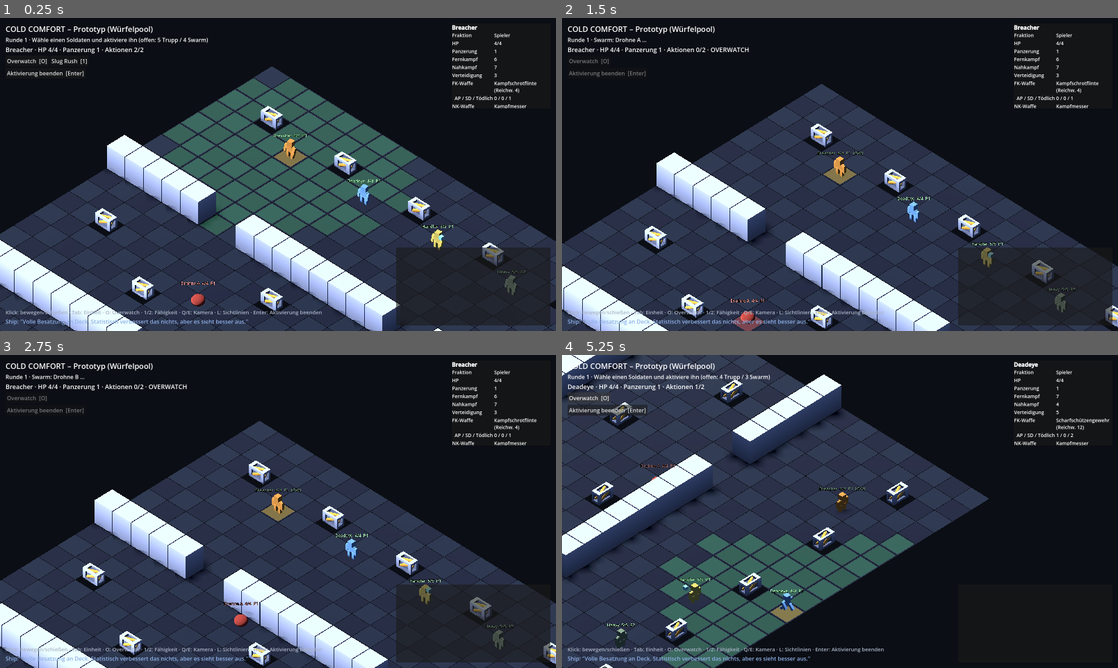
Above: before the commit, frames 1-4 (two rows, left to right).
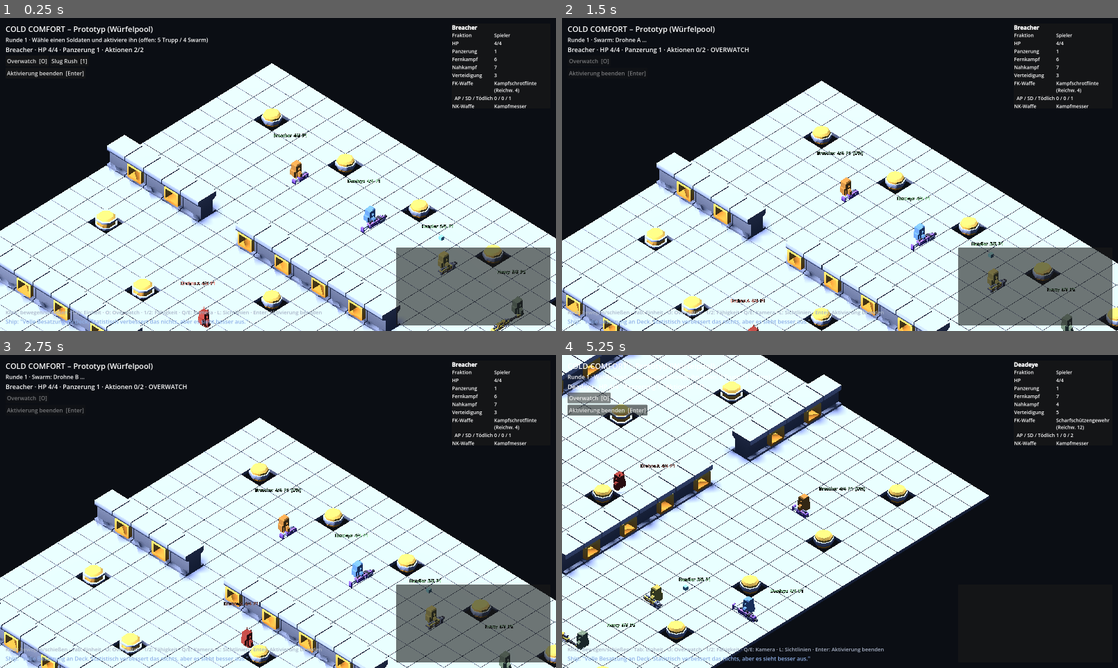
Above: after the commit, the same moments.

Repository: TheEducatedFool/Cold-Comfort-Videogame
Game: Godot game, scene res://scenes/main.tscn
The game is run twice, just before and just after one commit, with the same random seed, the same clock (stepped at 60 frames per second) and the same inputs.
Inputs (mouse positions are in pixels of both pictures, inside the frame that each line leads up to):
- Up to frame 1 (0.25 s): no input
- Up to frame 2 (1.5 s): click "Overwatch [O]" at 0.5 s; tap Enter at 1.25, 1.35 s; move the mouse to (962, 158) at 1.27 s; click (962, 158) at 1.42 s
- Up to frame 3 (2.75 s): move the mouse to (166, 527) at 2.02 s; tap Tab at 2.1 s; click (166, 527) at 2.17 s
- Up to frame 4 (5.25 s): move the mouse to (895, 442) at 2.77 s; tap 1 at 2.85 s; click (895, 442) at 2.92 s; move the mouse to (812, 574) at 3.52 s; tap 2 at 3.6 s; click (812, 574) at 3.67 s; move the mouse to (1006, 558) at 4.27 s; tap Q at 4.35 s; click (1006, 558) at 4.42 s; click "Overwatch [O]" at 5 s

The runs differ from the first frame. In frame 1, 51% of the frame differs, in the area x 0-100%, y 14-100%; in frame 2, 46%; in frame 3, 46%; in frame 4, 48%.

Commit message:
Asset-Ausbau: Space-Station-Deckung/Boden, Alien-/Astronauten-Figuren, Blaster
Boden/Wände/Kisten von kenney_prototype-kit auf kenney_space-station-kit
umgestellt (von Kamil per Bildvergleich freigegeben, 2026-08-31) - passt
inhaltlich besser zu "Tote Stationen & Wracks" als das generische
Prototype-Kit. Je zwei Varianten fuer Wand (wall/wall-window) und Kiste
(container/container-wide), abwechselnd nach Zellkoordinate. Boden zeigt
jetzt seine eigene Paneel-Textur statt der alten Schachbrett-Einfaerbung
(mat_floor_a/b, _tint_all() in main.gd entfernt - beide dadurch tot).

Spielerfiguren und Swarm auf kenney_space-kit umgestellt: Astronauten
(zwei Varianten, klassengebunden) fuer Soldaten, Alien fuer den Swarm
statt der bisherigen Kugel - deutlich mehr visuelle Praesenz. Fernkampf-
waffen zeigen jetzt ein Blaster-Modell aus kenney_blaster-kit in der
rechten Hand (Position grob geschaetzt, da nicht visuell pruefbar -
braucht ggf. Kamils Korrektur).

Diese Modelle haben KEIN Skelett-Rig, nur einzelne starre Koerperteile
(armLeft/armRight/legLeft/legRight/body/head) - unit.gd baut daher ein
eigenes kleines "Paper-Doll"-Animationssystem statt eines
AnimationPlayers: play_walk() pendelt die Beine gegenlaeufig in
Dauerschleife, play_attack_ranged()/play_attack_melee() sind kurze
Rueckstoss-/Ausholbewegungen im rechten Arm, play_die() kippt die ganze
Einheit zur Seite (zusaetzlich zum bestehenden Zusammenschrumpfen in
main.gd). _recenter_paperdoll() gleicht einen Versatz aus, den diese
Modelle aus ihrer urspruenglichen Kenney-Sammelszene mitbringen (sie
sind nicht am eigenen Ursprung zentriert) - berechnet rein ueber lokale
Kindtransformationen, weil setup() lief bisher, bevor die Einheit selbst
im Szenenbaum haengt (dafuer jetzt add_child() vor u.setup() in
main.gd._add_unit() vorgezogen).

weapon.gd: neues optionales 'model_path'-Feld für das Waffen-Handmodell,
in weapons.gd fuer alle Fernkampfwaffen gesetzt (Pistole/Sturmgewehr/
Scharfschuetzengewehr/schweres MG/Schrotflinte je ein passend großer
Blaster) - Nahkampfwaffen und Swarm-Waffen bleiben ohne Modell (kein
passendes Messer im Blaster-Kit; Alien traegt keine menschliche Waffe).

Verifiziert: Headless-Import fehlerfrei, alle Unit-Tests gruen, 4x
test_fuzz.gd ohne SCRIPT ERROR. Nicht visuell pruefbar (siehe frühere
Notiz zu fehlendem Screenshot-Zugriff auf den Editor): Waffen-
Handposition, Recentering-Korrektur, Animationsflüssigkeit - bitte im
Editor gegenchecken.

Co-Authored-By: Claude Sonnet 5 <noreply@anthropic.com>

Diff:
--- a/game/scripts/main.gd
+++ b/game/scripts/main.gd
@@ -36,11 +36,16 @@
 const CAM_RADIUS := 23.0
 const CAM_HEIGHT := 18.0
 
-# Kenney "Prototype Kit" Platzhalter-Modelle (CC0, siehe
-# game/assets/kenney_prototype/License.txt).
-const MODEL_FLOOR := preload("res://assets/kenney_prototype/floor-square.glb")
-const MODEL_WALL := preload("res://assets/kenney_prototype/wall.glb")
-const MODEL_CRATE := preload("res://assets/kenney_prototype/crate.glb")
+# Kenney "Space Station Kit" Platzhalter-Modelle (CC0, siehe
+# game/assets/kenney_space_station/License.txt) - passt vom Look besser
+# zur Sci-Fi-Station als das generische Prototype-Kit (von Kamil
+# freigegeben, 2026-08-31). Je zwei Varianten für volle/halbe Deckung für
+# etwas visuelle Abwechslung, siehe _build_floor().
+const MODEL_FLOOR := preload("res://assets/kenney_space_station/floor.glb")
+const MODEL_WALL := preload("res://assets/kenney_space_station/wall.glb")
+const MODEL_WALL_WINDOW := preload("res://assets/kenney_space_station/wall-window.glb")
+const MODEL_CRATE := preload("res://assets/kenney_space_station/container.glb")
+const MODEL_CRATE_WIDE := preload("res://assets/kenney_space_station/container-wide.glb")
 
 const MEND_RANGE := 8.0
 const MEND_HEAL := 2
@@ -211,8 +216,6 @@
 const ROLL_LOG_MAX := 10
 
 # Gemeinsame Materialien
-var mat_floor_a: StandardMaterial3D
-var mat_floor_b: StandardMaterial3D
 var mat_highlight: StandardMaterial3D
 var mat_hover: StandardMaterial3D
 var mat_target: StandardMaterial3D
@@ -243,11 +246,6 @@
 # --- Aufbau ----------------------------------------------------------------
 
 func _make_materials() -> void:
-	mat_floor_a = StandardMaterial3D.new()
-	mat_floor_a.albedo_color = Color("232a38")
-	mat_floor_b = StandardMaterial3D.new()
-	mat_floor_b.albedo_color = Color("1b2130")
-
 	mat_highlight = _unshaded(Color(0.35, 0.85, 0.5, 0.3))
 	mat_hover = _unshaded(Color(1.0, 1.0, 1.0, 0.25))
 	mat_target = _unshaded(Color(0.95, 0.35, 0.3, 0.4))
@@ -265,16 +263,6 @@
 	return mat
 
 
-## Setzt das Material aller MeshInstance3D-Kindknoten rekursiv - für
-## importierte Kenney-Modelle, die sonst alle dieselbe geteilte
-## Prototype-Textur zeigen (z. B. das Boden-Schachbrettmuster).
-func _tint_all(node: Node, mat: StandardMaterial3D) -> void:
-	if node is MeshInstance3D:
-		node.material_override = mat
-	for c in node.get_children():
-		_tint_all(c, mat)
-
-
 func _build_grid_logic() -> void:
 	grid = GridLogic.new(GRID_W, GRID_H)
 	for c in OBSTACLES:
@@ -288,15 +276,21 @@
 			if OBSTACLES.has(c):
 				var h: float = OBSTACLES[c]
 				var inst: Node3D
+				var variant := (x + y) % 2 == 0
 				# Kenney-Modelle sind an der Basis pivotiert (Y=0 = Boden),
 				# ihre AABB in der Ursprungsgröße bestimmt den Skalierungsfaktor
-				# auf die Zielmaße (Feldbreite x Höhe x Feldtiefe).
+				# auf die Zielmaße (Feldbreite x Höhe x Feldtiefe). wall.glb/
+				# wall-window.glb: (1.0, 1.0, 0.3). container.glb: (0.575, 0.6,
+				# 0.575). container-wide.glb: (0.6, 0.7, 0.6).
 				if h >= Combat.FULL_COVER_HEIGHT:
-					inst = MODEL_WALL.instantiate()
-					inst.scale = Vector3((TILE * 0.96) / 0.2, h, TILE * 0.96)
+					inst = MODEL_WALL.instantiate() if variant else MODEL_WALL_WINDOW.instantiate()
+					inst.scale = Vector3(TILE * 0.96, h, (TILE * 0.96) / 0.3)
+				elif variant:
+					inst = MODEL_CRATE.instantiate()
+					inst.scale = Vector3((TILE * 0.8) / 0.575, h / 0.6, (TILE * 0.8) / 0.575)
 				else:
-					inst = MODEL_CRATE.instantiate()
-					inst.scale = Vector3((TILE * 0.8) / 0.5, h / 0.5, TILE * 0.8)
+					inst = MODEL_CRATE_WIDE.instantiate()
+					inst.scale = Vector3((TILE * 0.8) / 0.6, h / 0.7, (TILE * 0.8) / 0.6)
 				inst.position = Vector3(x * TILE, 0.0, y * TILE)
 				add_child(inst)
 			else:
@@ -304,7 +298,6 @@
 				tile.scale = Vector3(TILE * 0.98, 1.0, TILE * 0.98)
 				tile.position = Vector3(x * TILE, 0.0, y * TILE)
 				add_child(tile)
-				_tint_all(tile, mat_floor_a if (x + y) % 2 == 0 else mat_floor_b)
 
 	hover_marker = _make_quad(mat_hover, 0.03)
 	hover_marker.visible = false
@@ -415,12 +408,12 @@
 
 func _add_unit(p_name: String, p_faction: int, color: Color, stats: Dictionary, start: Vector2i) -> void:
 	var u := Unit.new()
+	add_child(u)  # zuerst in den Szenenbaum haengen, dann Kindfiguren aufbauen
 	u.setup(p_name, p_faction, color, stats)
 	u.cell = start
 	u.position = _cell_to_world(start)
 	u.actions = ACTIONS_PER_TURN if p_faction == Unit.Faction.PLAYER else 0
 	u.move_finished.connect(_on_any_move_finished)
-	add_child(u)
 	units.append(u)
 
 
--- a/game/scripts/unit.gd
+++ b/game/scripts/unit.gd
@@ -8,10 +8,17 @@
 
 signal move_finished
 
-## Kenney "Prototype Kit" Platzhalter-Figur für Soldaten (CC0, siehe
-## game/assets/kenney_prototype/License.txt). Kein passendes Kreatur-
-## Modell im Kit für den Swarm - der bleibt eine einfache Kugel.
-const FIGURE_MODEL := preload("res://assets/kenney_prototype/figurine.glb")
+## Kenney "Space Kit" Platzhalter-Figuren (CC0, siehe
+## game/assets/kenney_space_kit/License.txt): Astronauten für Soldaten
+## (zwei Varianten für etwas visuelle Abwechslung), Alien für den Swarm.
+## Beide Modelle bestehen aus einzelnen starren Körperteilen ohne Skelett-
+## Rig - Animationen laufen deshalb als Rotations-Tweens auf diesen Teilen
+## (siehe _find_by_name()/play_*() unten), nicht über einen AnimationPlayer.
+const PLAYER_MODELS := [
+	preload("res://assets/kenney_space_kit/astronautA.glb"),
+	preload("res://assets/kenney_space_kit/astronautB.glb"),
+]
+const ALIEN_MODEL := preload("res://assets/kenney_space_kit/alien.glb")
 
 enum Faction { PLAYER, SWARM }
 
@@ -69,7 +76,14 @@
 
 var hp_label: Label3D
 var shield_bubble: MeshInstance3D
-var anim_player: AnimationPlayer
+
+# --- Paper-Doll-Animation (Körperteile ohne Skelett-Rig) --------------------
+var _part_arm_left: Node3D
+var _part_arm_right: Node3D
+var _part_leg_left: Node3D
+var _part_leg_right: Node3D
+var _rest_rotation: Dictionary = {}   # Node3D -> Vector3 (Ruhepose zum Zurücksetzen)
+var _walk_tween: Tween
 
 
 func setup(p_name: String, p_faction: int, color: Color, stats: Dictionary) -> void:
@@ -89,28 +103,38 @@
 	sentry = stats.get("sentry", false)
 	abilities = stats.get("abilities", [])
 
-	# Platzhalter-Körper: Kenney-Figur für Soldaten, gedrungene Kugel für
-	# den Swarm (kein passendes Kreatur-Modell im Prototype Kit).
+	# Platzhalter-Körper: Astronaut für Soldaten (zwei Varianten,
+	# klassengebunden ausgewählt), Alien für den Swarm.
+	var model_scene: PackedScene
 	if faction == Faction.SWARM:
-		var body := MeshInstance3D.new()
-		var blob := SphereMesh.new()
-		blob.radius = 0.55
-		blob.height = 0.9
-		body.mesh = blob
-		body.position.y = 0.45
-		var mat := StandardMaterial3D.new()
-		mat.albedo_color = color
-		body.material_override = mat
-		add_child(body)
+		model_scene = ALIEN_MODEL
 	else:
-		var figure := FIGURE_MODEL.instantiate()
-		figure.scale = Vector3.ONE * 2.2
-		add_child(figure)
-		_tint_all(figure, color)
-		anim_player = _find_animation_player(figure)
-		if anim_player != null:
-			anim_player.animation_finished.connect(_on_anim_finished)
-			anim_player.play("idle")
+		model_scene = PLAYER_MODELS[hash(p_name) % PLAYER_MODELS.size()]
+	var figure: Node3D = model_scene.instantiate()
+	add_child(figure)
+	_recenter_paperdoll(figure)
+	figure.scale = Vector3.ONE * 2.2
+	_tint_all(figure, color)
+
+	_part_arm_left = _find_by_name(figure, "armLeft")
+	_part_arm_right = _find_by_name(figure, "armRight")
+	_part_leg_left = _find_by_name(figure, "legLeft")
+	_part_leg_right = _find_by_name(figure, "legRight")
+	for part in [_part_arm_left, _part_arm_right, _part_leg_left, _part_leg_right]:
+		if part != null:
+			_rest_rotation[part] = part.rotation
+
+	# Fernkampfwaffe sichtbar in die rechte Hand geben, falls die Waffe ein
+	# Modell hat (Nahkampfwaffen/Swarm-Waffen haben aktuell keins, siehe
+	# weapons.gd) - Position ist grob geschätzt (kein visueller Check
+	# möglich), ggf. nach Rückmeldung nachjustieren.
+	if ranged_weapon != null and ranged_weapon.model_path != "" and _part_arm_right != null:
+		var weapon_scene: PackedScene = load(ranged_weapon.model_path)
+		var weapon_inst: Node3D = weapon_scene.instantiate()
+		_part_arm_right.add_child(weapon_inst)
+		weapon_inst.position = Vector3(0.06, -0.32, -0.02)
+		weapon_inst.scale = Vector3.ONE * 1.3
+	play_idle()
 
 	# Rigger-Drohne: kleiner schwebender Würfel, der neben der Einheit wippt.
 	if abilities.has("mend") or abilities.has("shock"):
@@ -169,49 +193,109 @@
 		_tint_all(c, color)
 
 
-## Sucht den AnimationPlayer im importierten Kenney-Modell (die Figur hat
-## fertige Animationen: idle, walk, sprint, attack-melee-*, holding-*-shoot,
-## die, ... - siehe game/assets/kenney_prototype/).
-func _find_animation_player(node: Node) -> AnimationPlayer:
-	if node is AnimationPlayer:
+## Sucht einen Kindknoten mit dem gegebenen Namen (Körperteile der Kenney-
+## Figuren heißen einheitlich armLeft/armRight/legLeft/legRight/body/head).
+func _find_by_name(node: Node, part_name: String) -> Node3D:
+	if node.name == part_name:
 		return node
 	for c in node.get_children():
-		var found := _find_animation_player(c)
+		var found := _find_by_name(c, part_name)
 		if found != null:
 			return found
 	return null
 
 
-## Die "walk"-Animation ist nicht als Loop importiert - solange die Einheit
-## noch läuft, einfach neu starten, statt in der letzten Pose einzufrieren.
-func _on_anim_finished(anim_name: StringName) -> void:
-	if anim_name == "walk" and is_moving:
-		anim_player.play("walk")
+## Diese Kenney-Modelle sind nicht am eigenen Ursprung zentriert (Erbe aus
+## der Sammel-Szene, in der die einzelnen Objekte ursprünglich nebeneinander
+## lagen) - ohne Korrektur stünde die Figur seitlich neben der Rasterzelle.
+## Verschiebt sie so, dass ihre Grundfläche mittig auf (0,0) im lokalen Raum
+## steht. Nutzt reine Kindtransformationen statt global_transform, weil
+## setup() läuft, bevor die Einheit selbst im Szenenbaum hängt.
+func _recenter_paperdoll(model: Node3D) -> void:
+	var aabb := _local_aabb(model, Transform3D.IDENTITY)
+	if aabb.size == Vector3.ZERO:
+		return
+	var center_x := aabb.position.x + aabb.size.x / 2.0
+	var center_z := aabb.position.z + aabb.size.z / 2.0
+	model.position -= Vector3(center_x, 0.0, center_z)
+
+
+func _local_aabb(node: Node, xform: Transform3D) -> AABB:
+	var result := AABB()
+	var got_any := false
+	if node is MeshInstance3D:
+		result = xform * node.get_aabb()
+		got_any = true
+	for c in node.get_children():
+		if c is Node3D:
+			var child_aabb := _local_aabb(c, xform * c.transform)
+			if got_any:
+				result = result.merge(child_aabb)
+			else:
+				result = child_aabb
+				got_any = true
+	return result
+
+
+func _stop_walk_tween() -> void:
+	if _walk_tween != null and _walk_tween.is_valid():
+		_walk_tween.kill()
+
+
+## Setzt Arme/Beine sanft zurück in ihre Ruhepose (z. B. nach Angriff/Lauf).
+func _reset_to_rest() -> void:
+	for part in _rest_rotation:
+		var rest: Vector3 = _rest_rotation[part]
+		var t := create_tween()
+		t.tween_property(part, "rotation", rest, 0.15)
 
 
 func play_idle() -> void:
-	if anim_player != null:
-		anim_player.play("idle")
-
-
+	_stop_walk_tween()
+	_reset_to_rest()
+
+
+## Kein Skelett-Rig vorhanden - der "Laufzyklus" ist ein simples
+## gegenläufiges Bein-Pendeln in Dauerschleife, solange die Einheit läuft.
 func play_walk() -> void:
-	if anim_player != null:
-		anim_player.play("walk")
-
-
+	_stop_walk_tween()
+	if _part_leg_left == null or _part_leg_right == null:
+		return
+	var amp := 0.5
+	_walk_tween = create_tween()
+	_walk_tween.set_loops()
+	_walk_tween.tween_property(_part_leg_left, "rotation:x", amp, 0.18)
+	_walk_tween.parallel().tween_property(_part_leg_right, "rotation:x", -amp, 0.18)
+	_walk_tween.tween_property(_part_leg_left, "rotation:x", -amp, 0.18)
+	_walk_tween.parallel().tween_property(_part_leg_right, "rotation:x", amp, 0.18)
+
+
+## Fernkampf: kurzer Rückstoß im rechten (Waffen-)Arm.
 func play_attack_ranged() -> void:
-	if anim_player != null:
-		anim_player.play("holding-both-shoot")
-
-
+	_recoil(_part_arm_right, 0.4)
+
+
+## Nahkampf: der rechte Arm schlägt einmal nach vorne aus.
 func play_attack_melee() -> void:
-	if anim_player != null:
-		anim_player.play("attack-melee-right")
-
-
+	_recoil(_part_arm_right, 1.4)
+
+
+func _recoil(part: Node3D, angle: float) -> void:
+	if part == null:
+		return
+	var rest: Vector3 = _rest_rotation.get(part, part.rotation)
+	var t := create_tween()
+	t.tween_property(part, "rotation:x", rest.x - angle, 0.08)
+	t.tween_property(part, "rotation:x", rest.x, 0.18)
+
+
+## Kippt die ganze Einheit zur Seite - main.gd lässt sie danach zusätzlich
+## zusammenschrumpfen und entfernt sie (siehe _kill_unit()).
 func play_die() -> void:
-	if anim_player != null:
-		anim_player.play("die")
+	_stop_walk_tween()
+	var t := create_tween()
+	t.tween_property(self, "rotation:z", deg_to_rad(85.0), 0.35) \
+		.set_trans(Tween.TRANS_QUAD).set_ease(Tween.EASE_OUT)
 
 
 func is_alive() -> bool:
--- a/game/scripts/weapon.gd
+++ b/game/scripts/weapon.gd
@@ -20,3 +20,7 @@
 ## Trait-IDs (0-2 pro Waffe, siehe traits.md Abschnitt 1) - volle
 ## Trait-Wirkungen kommen erst in M6, hier zunächst nur Platzhalter.
 @export var trait_ids: Array[String] = []
+
+## Optionales 3D-Modell für die Darstellung in der Hand der Figur (leer =
+## keine sichtbare Waffe, z. B. bei Nahkampfwaffen ohne passendes Modell).
+@export var model_path: String = ""
--- a/game/scripts/weapons.gd
+++ b/game/scripts/weapons.gd
@@ -32,11 +32,14 @@
 	return standard_rifle()
 
 
+const BLASTER_KIT := "res://assets/kenney_blaster_kit/"
+
 ## traits.md 0.2: Reichweite 8, kein AP/SD/Lethal.
 static func standard_rifle() -> Weapon:
 	var w := Weapon.new()
 	w.weapon_name = "Standard-Sturmgewehr"
 	w.weapon_range = 8
+	w.model_path = BLASTER_KIT + "blaster-j.glb"
 	return w
 
 
@@ -47,6 +50,7 @@
 	w.weapon_range = 12
 	w.ap = 1
 	w.lethal = 2
+	w.model_path = BLASTER_KIT + "blaster-d.glb"
 	return w
 
 
@@ -58,6 +62,7 @@
 	w.weapon_name = "Schweres MG"
 	w.weapon_range = 9
 	w.ap = 1
+	w.model_path = BLASTER_KIT + "blaster-e.glb"
 	return w
 
 
@@ -69,6 +74,7 @@
 	w.weapon_name = "Kampfschrotflinte"
 	w.weapon_range = 4
 	w.lethal = 1
+	w.model_path = BLASTER_KIT + "blaster-i.glb"
 	return w
 
 
@@ -90,6 +96,7 @@
 	var w := Weapon.new()
 	w.weapon_name = "Pistole"
 	w.weapon_range = 6
+	w.model_path = BLASTER_KIT + "blaster-b.glb"
 	return w
 
 
Not shown, added: game/assets/kenney_blaster_kit/License.txt
Binary file added: game/assets/kenney_blaster_kit/Textures/colormap.png
Not shown, added: game/assets/kenney_blaster_kit/Textures/colormap.png.import
Binary file added: game/assets/kenney_blaster_kit/blaster-b.glb
Not shown, added: game/assets/kenney_blaster_kit/blaster-b.glb.import
Binary file added: game/assets/kenney_blaster_kit/blaster-d.glb
Not shown, added: game/assets/kenney_blaster_kit/blaster-d.glb.import
Binary file added: game/assets/kenney_blaster_kit/blaster-e.glb
Not shown, added: game/assets/kenney_blaster_kit/blaster-e.glb.import
Binary file added: game/assets/kenney_blaster_kit/blaster-i.glb
Not shown, added: game/assets/kenney_blaster_kit/blaster-i.glb.import
Binary file added: game/assets/kenney_blaster_kit/blaster-j.glb
(and 21 more such lines)
